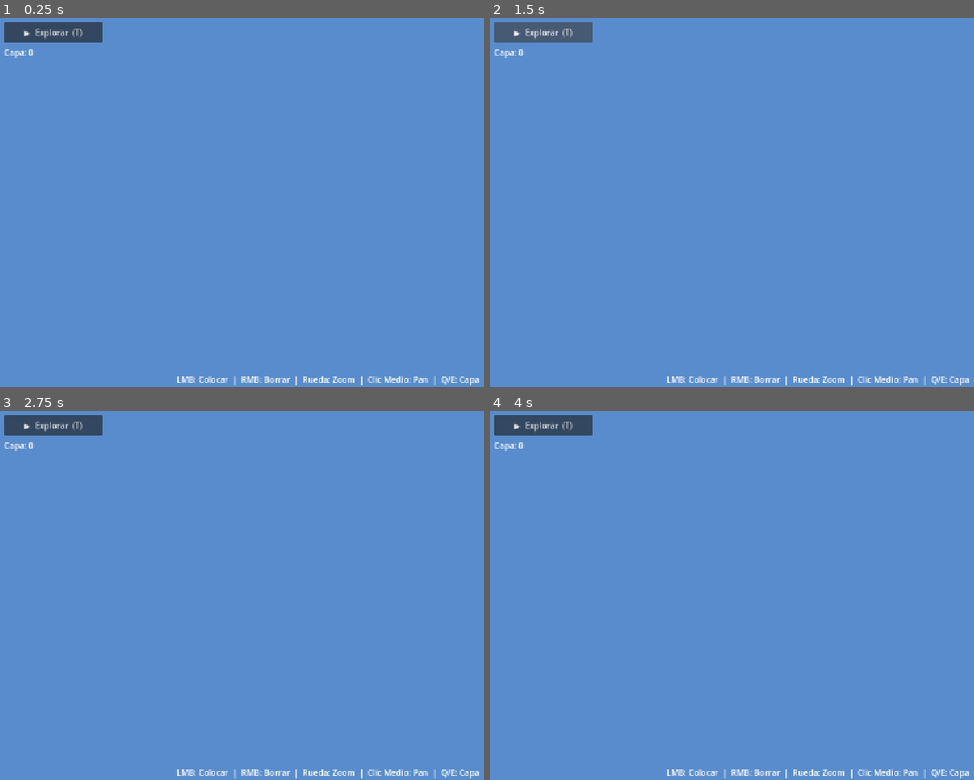
Above: before the commit, frames 1-4 (two rows, left to right).
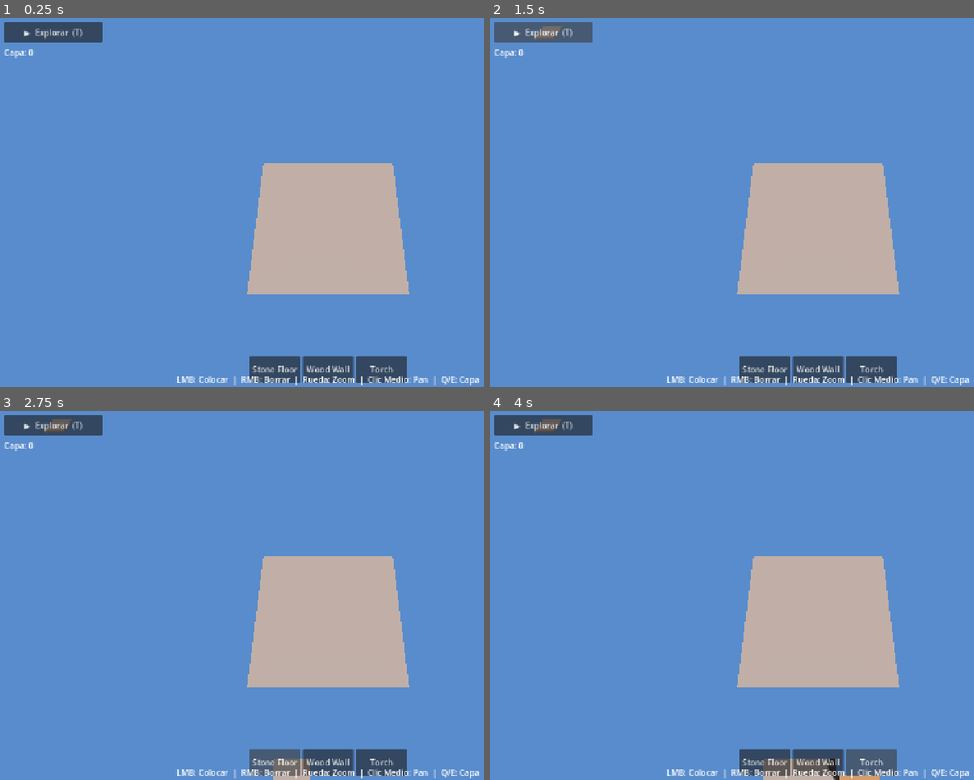
Above: after the commit, the same moments.

Repository: eastaizah/test_mapcreator
Game: Godot game, scene res://scenes/main.tscn
Same seed, same stepped clock (60 frames per second), same inputs: the game is played once before the commit and once after it.
Inputs (mouse positions are in pixels of both pictures, inside the frame that each line leads up to):
- Up to frame 1 (0.25 s): no input
- Up to frame 2 (1.5 s): click "▶ Explorar (T)" at 0.5 s; click "▶ Explorar (T)" (after the commit: "🔨 Construir (T)") at 1.25 s
- Up to frame 3 (2.75 s): click (275, 761) at 2 s, where only the run after the commit has a clickable "Stone Floor"
- Up to frame 4 (4 s): click (819, 761) at 2.75 s, where only the run after the commit has a clickable "Wood Wall"; click (872, 761) at 3.5 s, where only the run after the commit has a clickable "Torch"

The runs differ from the first frame. In frame 1, 13% of the frame differs, in the area x 51-85%, y 39-99%; in frame 2, 13%; in frame 3, 13%; in frame 4, 13%, in the area x 9-85%, y 2-100%.
Error before the commit: Parse Error: Identifier "INT32_MAX" not declared in the current scope. (res://scripts/EditorCamera.gd:61)
Error after the commit: Invalid call. Nonexistent function 'is_action_just_pressed' in base 'InputEventMouseMotion'. (res://scripts/GameManager.gd:51)

Commit message:
fix: resolve parse errors in EditorCamera.gd and UI.gd
Agent-Logs-Url: https://github.com/eastaizah/test_mapcreator/sessions/08912268-2b7b-4f08-8a26-b0e2b551a4ca

Co-authored-by: eastaizah <258072108+eastaizah@users.noreply.github.com>

Diff:
--- a/scripts/EditorCamera.gd
+++ b/scripts/EditorCamera.gd
@@ -6,6 +6,7 @@
 class_name EditorCamera
 extends Camera3D
 
+const INT32_MAX: int = 2147483647
 const PAN_SPEED: float = 0.05
 const ZOOM_SPEED: float = 1.5
 const ZOOM_MIN: float = 2.0
@@ -93,7 +94,7 @@
 
 	# Intersección con el plano de edición (altura de la capa actual).
 	var layer_plane := Plane(Vector3.UP, current_layer * MapRenderer.CELL_HEIGHT)
-	var intersection := layer_plane.intersects_ray(ray_origin, ray_dir)
+	var intersection: Variant = layer_plane.intersects_ray(ray_origin, ray_dir)
 
 	if intersection == null:
 		return Vector3i(INT32_MAX, INT32_MAX, INT32_MAX)
--- a/scripts/UI.gd
+++ b/scripts/UI.gd
@@ -32,7 +32,7 @@
 		var btn := Button.new()
 		btn.text = tile.id.replace("_", " ").capitalize()
 		btn.custom_minimum_size = Vector2(100, 40)
-		var tile_id := tile.id  # Captura para la lambda.
+		var tile_id: String = tile.id  # Captura para la lambda.
 		btn.pressed.connect(func(): _game_manager.select_tile(tile_id))
 		tile_selector.add_child(btn)
 
